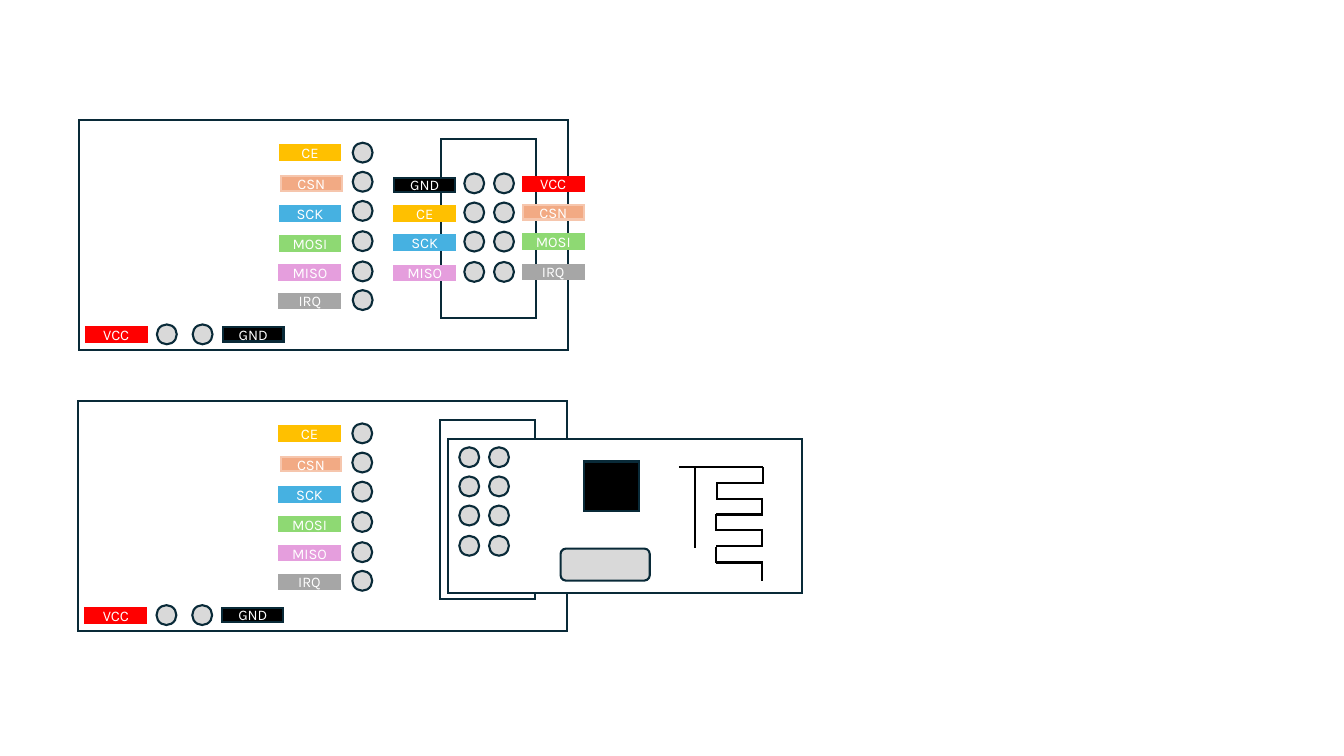
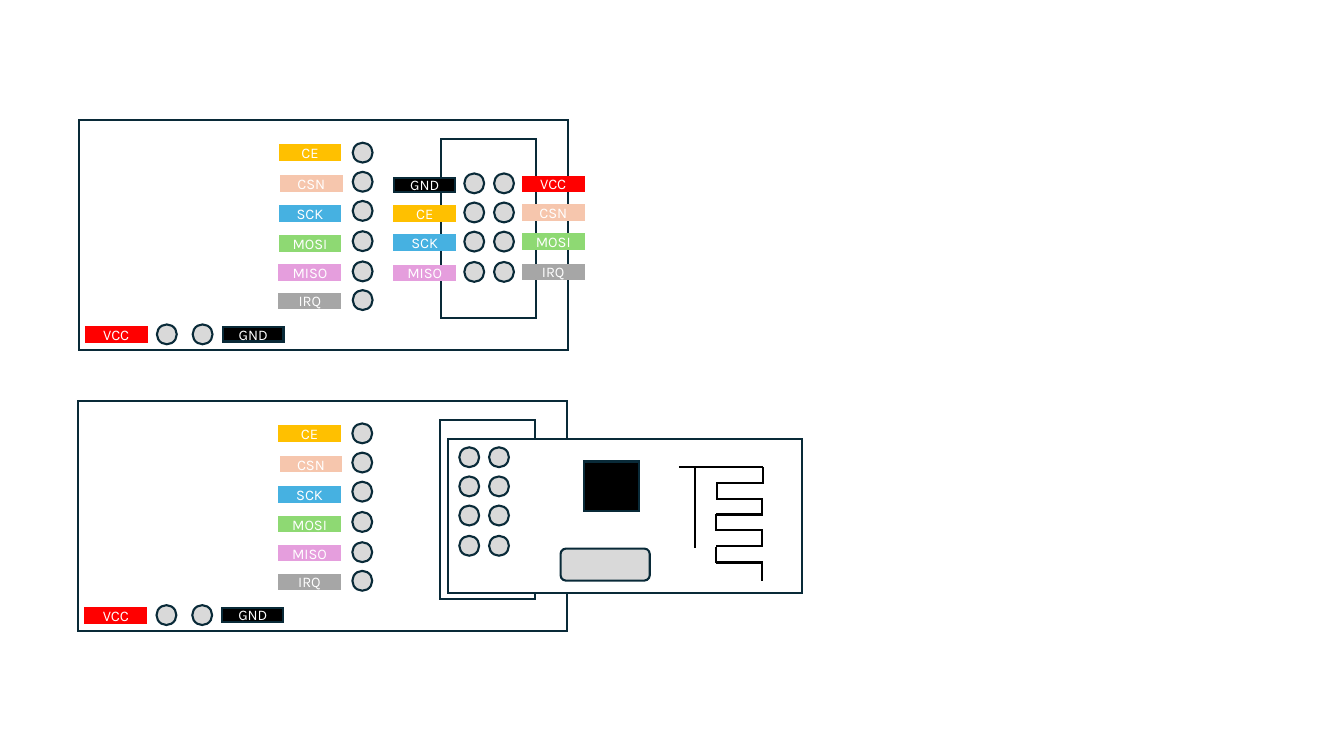
Before and after one commit to paulhamsh/nRF24L01, a slide deck: slide 3 of nRF24L01 Addresses.pptx. Drawn at 1344x756 pixels with LibreOffice and Linux fonts; fonts in the diff are those of the drawing. Boxes give left, top, right and bottom in pixels: in the first picture for what was removed or moved away, otherwise in the second. Text is boxed around its words. In the diff, an @@ line names an element or a change of style, - is before the commit and + after.

```diff
--- a/nRF24L01 Addresses.pptx
+++ b/nRF24L01 Addresses.pptx
@@ fill #F2AA84 to #F6C6AD in 3 elements at (280,457,341,471), (523,206,584,220), (281,176,342,191) @@
```
Also in this commit, not shown: 1 other slide changed, 2 slides added.
